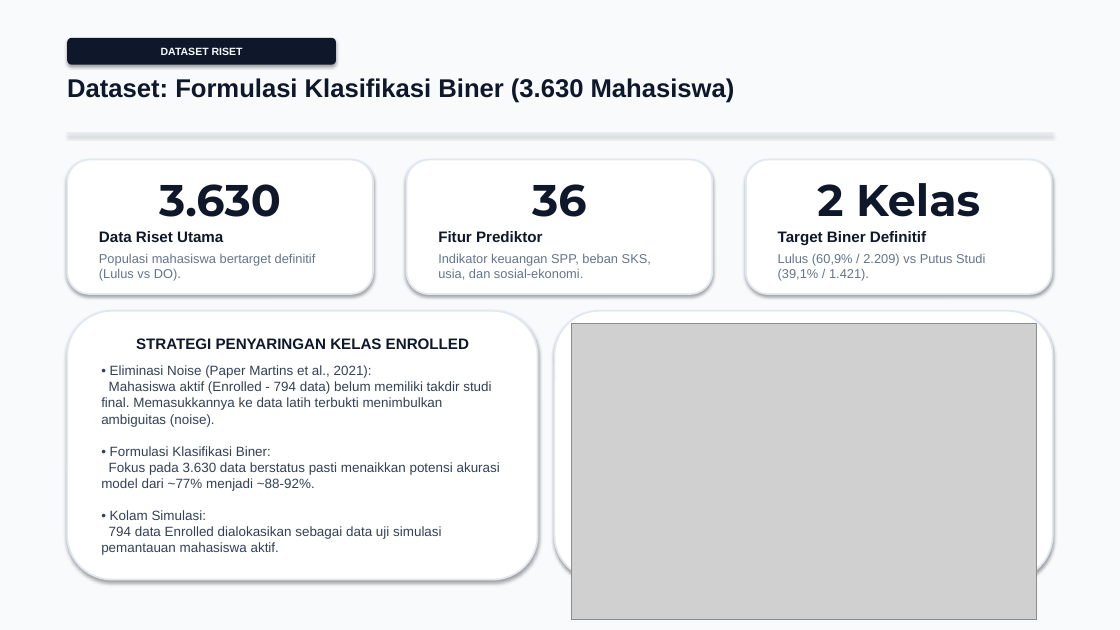
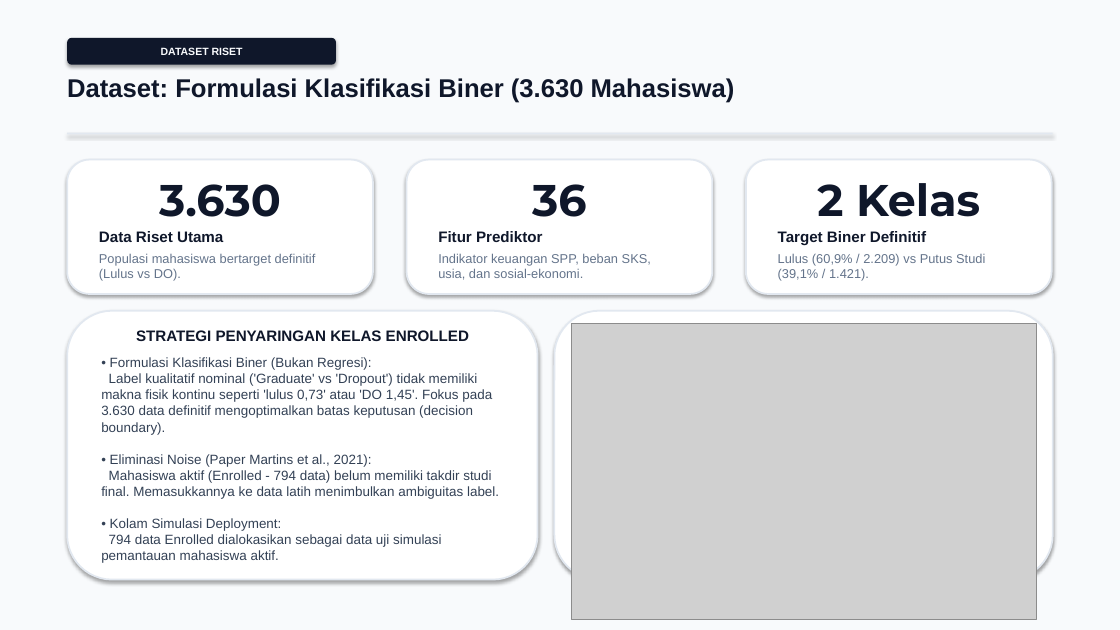
Before and after one commit to rhindottire/PPW, a slide deck: slide 4 of resource/ML/proposal/Presentasi-Proposal-ML-230411100197.pptx. Drawn at 1120x630 pixels with LibreOffice and Linux fonts; fonts in the diff are those of the drawing; grey boxes stand for pictures. Boxes give left, top, right and bottom in pixels: in the first picture for what was removed or moved away, otherwise in the second. Text is boxed around its words. In the diff, an @@ line names an element or a change of style, - is before the commit and + after.

```diff
--- a/resource/ML/proposal/Presentasi-Proposal-ML-230411100197.pptx
+++ b/resource/ML/proposal/Presentasi-Proposal-ML-230411100197.pptx
@@ text in rounded rectangle at bbox=[101, 357, 499, 563]: text changed @@
-• Eliminasi Noise (Paper Martins et al., 2021):
-Mahasiswa aktif (Enrolled - 794 data) belum memiliki takdir studi final. Memasukkannya ke data latih terbukti menimbulkan ambiguitas (noise).
-• Formulasi Klasifikasi Biner:
-Fokus pada 3.630 data berstatus pasti menaikkan potensi akurasi model dari ~77% menjadi ~88-92%.
-• Kolam Simulasi:
-794 data Enrolled dialokasikan sebagai data uji simulasi pemantauan mahasiswa aktif.
+• Formulasi Klasifikasi Biner (Bukan Regresi):
+Label kualitatif nominal ('Graduate' vs 'Dropout') tidak memiliki makna fisik kontinu seperti 'lulus 0,73' atau 'DO 1,45'. Fokus pada 3.630 data definitif mengoptimalkan batas keputusan (decision boundary).
+• Eliminasi Noise (Paper Martins et al., 2021):
+Mahasiswa aktif (Enrolled - 794 data) belum memiliki takdir studi final. Memasukkannya ke data latih menimbulkan ambiguitas label.
+• Kolam Simulasi Deployment:
+794 data Enrolled dialokasikan sebagai data uji simulasi pemantauan mahasiswa aktif.
```
Also in this commit, not shown: 1 other slide changed, 10 other files.
